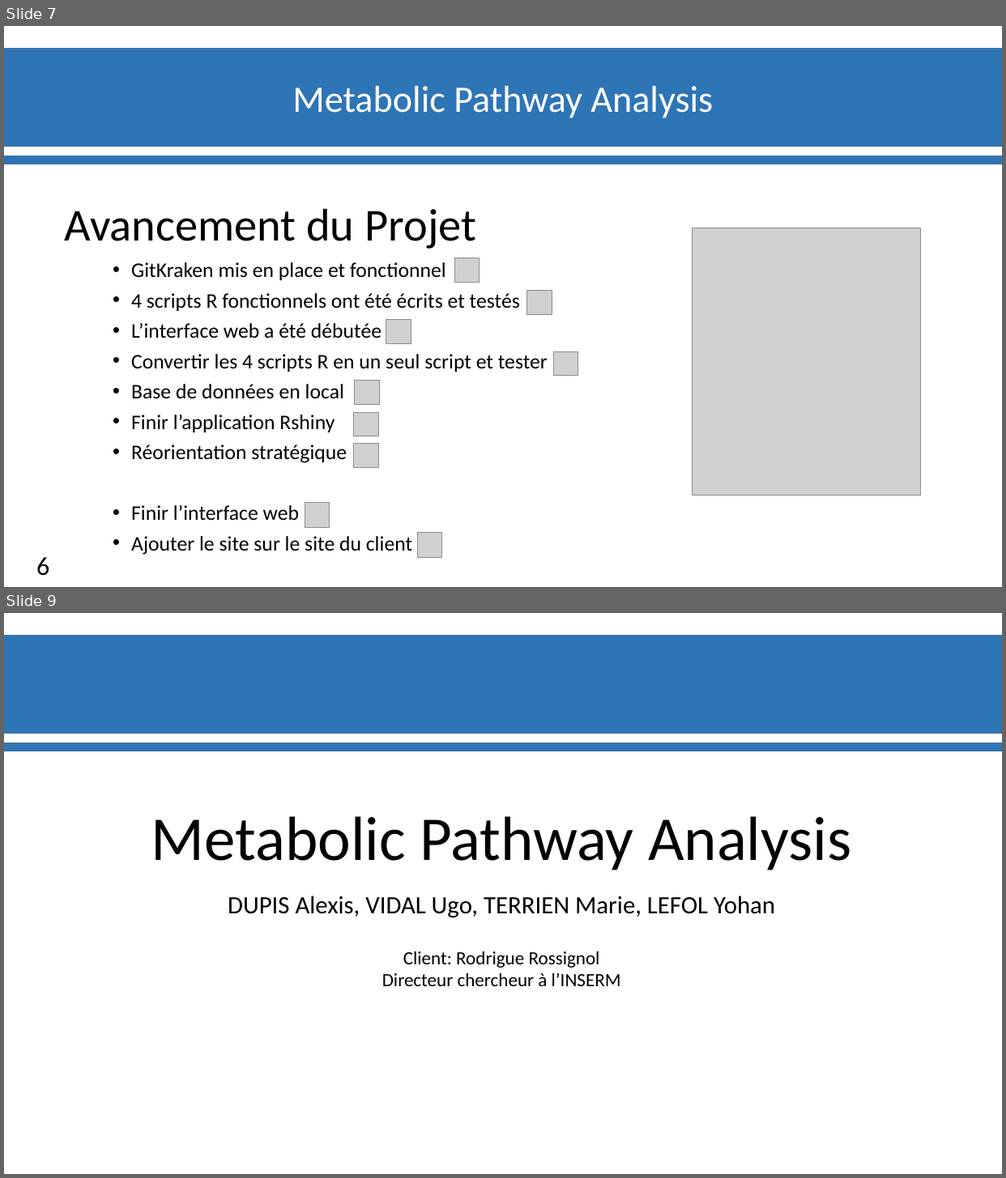
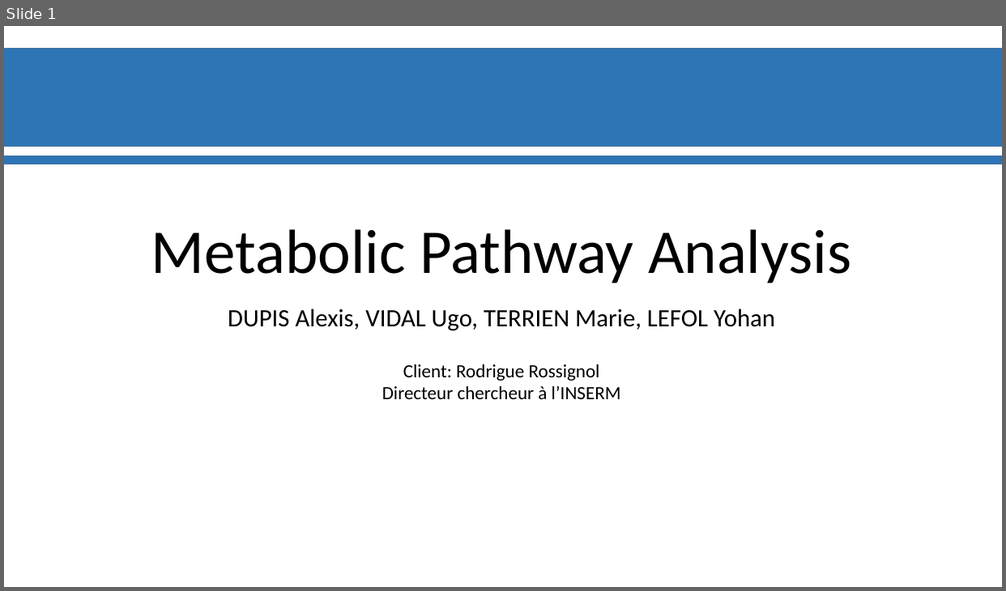
Before and after one commit to Ylefol/projet-INSERM_V5, a slide deck: Slides/Diapos_Suivit_projet.pptx. Shown one above the other, each under a label of ours: slides 7 and 9 before the commit, slide 1 after it; the slides between them are not shown. The pictures are 1006x1178 and 1006x591 pixels, drawn with LibreOffice and Linux fonts; fonts in the diff are those of the drawing; grey boxes stand for pictures; background and template pictures are left out. Boxes give left, top, right and bottom in pixels: in the first picture for what was removed or moved away, otherwise in the second. Text is boxed around its words. In the diff, an @@ line names an element or a change of style, - is before the commit and + after.

```diff
--- a/Slides/Diapos_Suivit_projet.pptx
+++ b/Slides/Diapos_Suivit_projet.pptx
@@ slide 7 removed at (4, 26, 1002, 587), background #FFFFFF; not listed: 2 template elements that a slide beside it also shows @@
@@ text removed at (292, 86, 713, 118) @@
-Metabolic Pathway Analysis
@@ text removed at (65, 208, 476, 249) @@
-Avancement du Projet
@@ picture removed at (692, 228, 921, 495) @@
@@ text removed at (131, 263, 548, 555) @@
-• GitKraken mis en place et fonctionnel
-• 4 scripts R fonctionnels ont été écrits et testés
-• L’interface web a été débutée
-• Convertir les 4 scripts R en un seul script et tester
-• Base de données en local
-• Finir l’application Rshiny
-• Réorientation stratégique
-• Finir l’interface web
-• Ajouter le site sur le site du client
@@ picture removed at (454, 258, 479, 282) @@
@@ picture removed at (527, 290, 552, 314) @@
@@ picture removed at (386, 320, 411, 344) @@
@@ picture removed at (553, 352, 578, 376) @@
@@ picture removed at (355, 381, 379, 405) @@
@@ picture removed at (354, 413, 378, 437) @@
@@ picture removed at (354, 444, 378, 467) @@
@@ picture removed at (305, 503, 330, 528) @@
@@ picture removed at (417, 533, 442, 558) @@
@@ page number removed at (36, 557, 49, 576) @@
-6
@@ what was slide 9 is now slide 1 @@
```
Also in this commit, not shown: 2 slides changed, 7 other slides removed, 1 other file.
